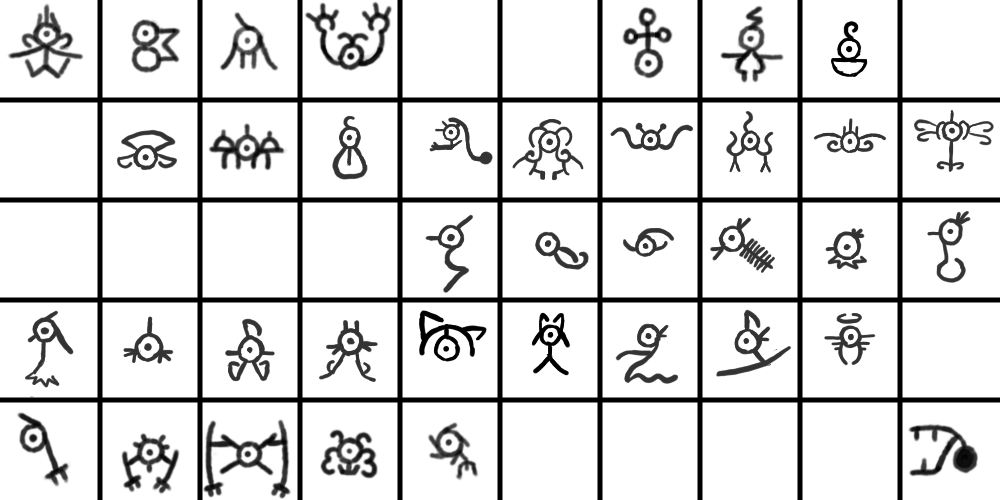
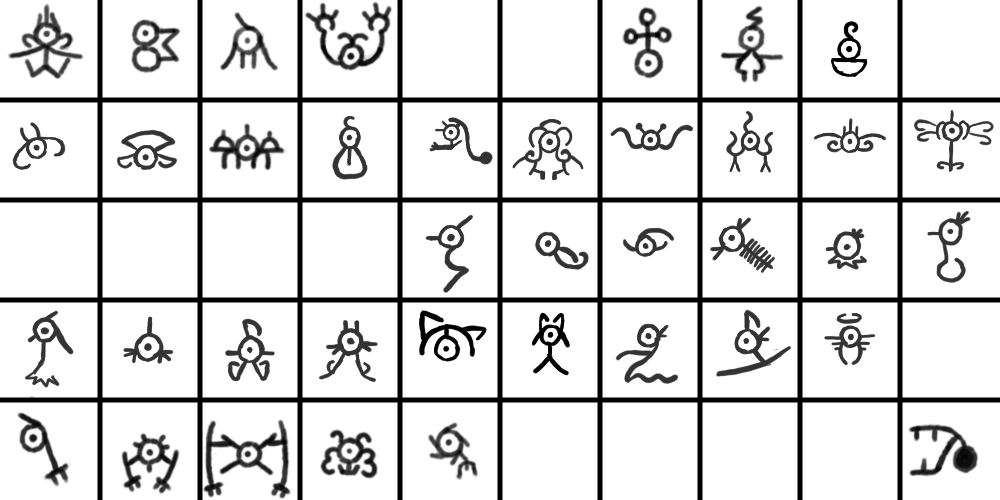
Two versions of the same layered image (1000 x 500). Layer-by-layer changes:
painted on "Paint Layer 1" over [12, 122, 66, 170]
